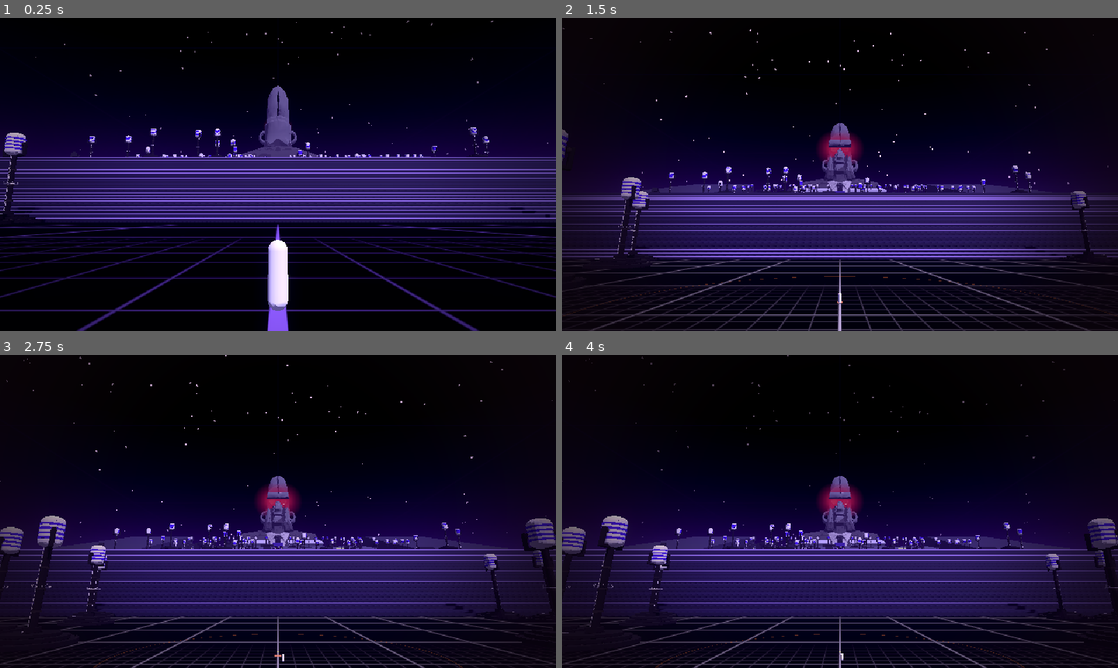
Above: before the commit, frames 1-4 (two rows, left to right).
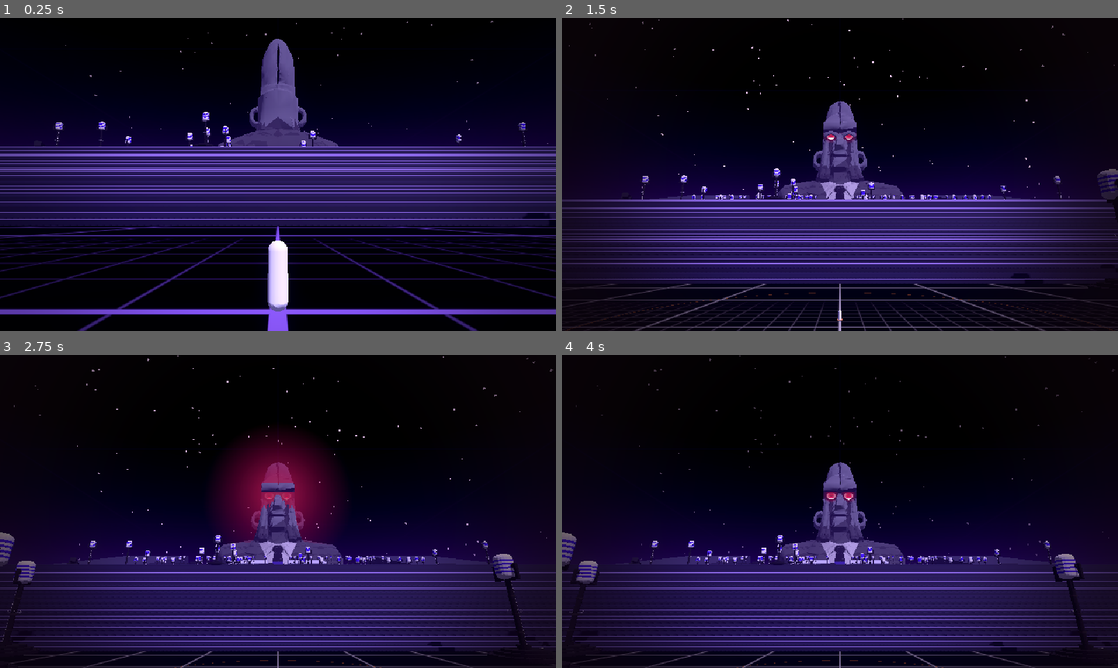
Above: after the commit, the same moments.

Repository: djmabrook/Nixon_game
Game: Godot game, scene res://tools/face_boss_test.tscn
Same seed, same stepped clock (60 frames per second), same inputs: the game is played once before the commit and once after it. This scene is started directly instead of the project's main scene.
Inputs (mouse positions are in pixels of both pictures, inside the frame that each line leads up to):
- Up to frame 1 (0.25 s): no input
- Up to frame 2 (1.5 s): move the mouse to (962, 158) at 0.52 s; hold D (move_right) 0.53-1.28 s; hold Q (focus) 0.53-1.28 s; click (962, 158) at 0.67 s; move the mouse to (728, 190) at 1.27 s; hold S (move_down) from 1.28 s (still down); tap E (interact) at 1.35 s
- Up to frame 3 (2.75 s): move the mouse to (333, 442) at 2.02 s; release S (move_down) at 2.03 s; hold D (move_right) from 2.03 s (still down); tap K (look_down) at 2.1 s
- Up to frame 4 (4 s): move the mouse to (812, 574) at 2.77 s; release D (move_right) at 2.78 s; hold W (move_up) 2.78-3.53 s; tap J (look_left) at 2.85 s; click (812, 574) at 2.92 s; move the mouse to (1006, 558) at 3.52 s; hold A (move_left) from 3.53 s (still down); tap L (look_right) at 3.6 s

The runs differ from the first frame. In frame 1, 20% of the frame differs, in the area x 0-100%, y 0-100%; in frame 2, 21%; in frame 3, 25%; in frame 4, 21%.

Commit message:
Bring the Watcher up to fill the sky; eyes as two hard points
Scale the bust to 50x (about 680 m) and start the little man a little
closer, so from the first view his head and shoulders span about a third
of the screen. Eye glows are now world-sized, twice the eye disc, so they
stay two separate points; a big halo flashes for one beat as the lids
open on arrival.

Co-Authored-By: Claude Opus 5.5 <noreply@anthropic.com>
Claude-Session: https://claude.ai/code/session_012kYhaK2GsF5yNY6R7LxwPf

Diff:
--- a/boss/face_boss.gd
+++ b/boss/face_boss.gd
@@ -135,6 +135,24 @@
 		if _pupil_mat:
 			_pupil_mat.emission_energy_multiplier = 8.0
 			_pupil_mat.emission = Color(1.0, 0.05, 0.1)
+
+
+## Open the lids (from closed) with one beat of a big crimson halo. Rooms call it on arrival.
+func open_eyes(time := 2.0) -> void:
+	for lid in _lids:
+		lid.rotation_degrees.x = 0.0
+		create_tween().set_trans(Tween.TRANS_QUAD).set_ease(Tween.EASE_IN_OUT) \
+				.tween_property(lid, "rotation_degrees:x", eyelid_open_deg, time)
+	if _glows.is_empty():
+		return
+	var halo := _add_glow(_glows[0].get_parent(), (_glows[0].position + _glows[1].position) * 0.5 if _glows.size() > 1 else _glows[0].position)
+	halo.pixel_size *= 9.0
+	halo.modulate.a = 0.0
+	var t := create_tween()
+	t.tween_interval(time * 0.8)
+	t.tween_property(halo, "modulate:a", 0.9, 0.25)
+	t.tween_property(halo, "modulate:a", 0.0, 1.2)
+	t.tween_callback(halo.queue_free)
 
 
 ## Shut the eyes for good: no stare, no movement, lights out.
@@ -327,8 +345,7 @@
 		_pupil_mat.emission_energy_multiplier = lerpf(IDLE_GLOW, 6.0, stare)
 	if not _closed:
 		for g in _glows:
-			g.modulate.a = lerpf(0.55, 1.0, stare)
-			g.pixel_size = lerpf(0.00003, 0.00006, stare)
+			g.modulate.a = lerpf(0.75, 1.0, stare)
 	for eye in _eyes:
 		var pupil := eye.get_child(0) as Node3D if eye.get_child_count() > 0 else null
 		if pupil:
@@ -387,7 +404,10 @@
 		_lids.append(lid)
 
 
-## A soft crimson disc that always faces the camera and keeps the same size on screen.
+const EYE_DISC_RADIUS := 0.45
+
+
+## A crimson point that always faces the camera, twice the size of its eye disc.
 func _add_glow(parent: Node3D, at: Vector3) -> Sprite3D:
 	var grad := Gradient.new()
 	grad.set_color(0, Color(1.0, 0.25, 0.3, 1.0))
@@ -403,13 +423,13 @@
 	var s := Sprite3D.new()
 	s.texture = tex
 	s.billboard = BaseMaterial3D.BILLBOARD_ENABLED
-	s.fixed_size = true
-	s.pixel_size = 0.00003
+	# Twice the eye disc across, in the model's own units, so the eyes stay two hard points.
+	s.pixel_size = (EYE_DISC_RADIUS * 4.0) / tex.width
 	s.shaded = false
 	s.double_sided = true
 	s.alpha_cut = SpriteBase3D.ALPHA_CUT_DISABLED
 	s.transparent = true
-	s.modulate = Color(1, 1, 1, 0.55)
+	s.modulate = Color(1, 1, 1, 0.75)
 	s.position = at + Vector3(0, 0, 0.12)
 	s.cast_shadow = GeometryInstance3D.SHADOW_CASTING_SETTING_OFF
 	parent.add_child(s)
--- a/rooms/watching_face/landscape.gd
+++ b/rooms/watching_face/landscape.gd
@@ -26,7 +26,7 @@
 const COLLAR_HALF_W := 450.0
 
 ## Where the tie road meets the knot: the foot of the face.
-const FOOT := Vector3(0, COLLAR_Y, -440)
+const FOOT := Vector3(0, COLLAR_Y, -420)
 
 const MIC_TOWER := preload("res://rooms/watching_face/models/microphone_tower.glb")
 
--- a/rooms/watching_face/room.tscn
+++ b/rooms/watching_face/room.tscn
@@ -153,15 +153,16 @@
 shape = SubResource("wall_z")
 
 [node name="FaceBoss" parent="." instance=ExtResource("face")]
-transform = Transform3D(1, 0, 0, 0, 1, 0, 0, 0, 1, 0, 200, -760)
-catch_radius = 240.0
+transform = Transform3D(1, 0, 0, 0, 1, 0, 0, 0, 1, 0, 200, -800)
+catch_radius = 300.0
+model_scale = 50.0
 model = ExtResource("bust")
 eyelid_left = ExtResource("lid_l")
 eyelid_right = ExtResource("lid_r")
 ride_height = 0.0
 
 [node name="Foot" type="Area3D" parent="."]
-transform = Transform3D(1, 0, 0, 0, 1, 0, 0, 0, 1, 0, 210, -430)
+transform = Transform3D(1, 0, 0, 0, 1, 0, 0, 0, 1, 0, 210, -415)
 collision_layer = 4
 collision_mask = 2
 monitorable = false
@@ -199,12 +200,12 @@
 shape = SubResource("vista_shape")
 
 [node name="from_hub" type="Marker3D" parent="."]
-transform = Transform3D(1, 0, 0, 0, 1, 0, 0, 0, 1, 0, 0, 700)
+transform = Transform3D(1, 0, 0, 0, 1, 0, 0, 0, 1, 0, 0, 640)
 script = ExtResource("spawn")
 is_default = true
 
 [node name="ExitToHub" type="Area3D" parent="."]
-transform = Transform3D(1, 0, 0, 0, 1, 0, 0, 0, 1, 0, 0, 715)
+transform = Transform3D(1, 0, 0, 0, 1, 0, 0, 0, 1, 0, 0, 655)
 script = ExtResource("exit")
 
 [node name="Shape" type="CollisionShape3D" parent="ExitToHub"]
--- a/rooms/watching_face/watching_face.gd
+++ b/rooms/watching_face/watching_face.gd
@@ -92,7 +92,8 @@
 	foot.body_exited.connect(_on_foot_body.bind(false))
 	exit_disc.body_entered.connect(_on_exit_disc_entered)
 	floor_mat.set_shader_parameter(&"face_radius", face.head_radius())
-	# The reveal: pull far back so he is a speck on the grid under the staircase and the face.
+	# The reveal: pull far back so he is a speck on the grid, and the Watcher opens his eyes.
+	face.open_eyes(3.0)
 	if DisplayServer.get_name() != "headless":
 		Game.camera.play_vista(face.centre(), 80.0, 2.5, 2.5)
 
--- a/tools/face_boss_test.gd
+++ b/tools/face_boss_test.gd
@@ -36,7 +36,7 @@
 	_place(player, Vector3(0, 42, 440))
 	await _frames(60)
 	_check(absf(player.global_position.y - 40.0) < 2.0, "staircase carries him up (y=%.1f)" % player.global_position.y)
-	_place(player, Vector3(0, 1, 700))
+	_place(player, Vector3(0, 1, 640))
 	await _frames(10)
 
 	# Watched: in view, frozen.
@@ -72,7 +72,7 @@
 	_check(face.global_position.distance_to(held_at) > 1.0, "outside the light it moves again")
 
 	# Cover hides him from the stare and hides the face from the camera.
-	var cover := _cover_near(room, Vector3(0, 0, 640))
+	var cover := _cover_near(room, Vector3(0, 0, 630))
 	_check(cover != null, "found cover on the plain")
 	var away := (cover.global_position - face.global_position) * Vector3(1, 0, 1)
 	_place(player, cover.global_position + away.normalized() * 16.0 + Vector3.UP)
@@ -81,7 +81,7 @@
 	await _frames(10)
 	_check(not face.sees_player and not face.is_watched, "cover blocks its stare and your view")
 	# Out on the open avenue down the middle of the plain.
-	_place(player, Vector3(0, 1, 650))
+	_place(player, Vector3(0, 1, 620))
 	cam.face_toward(face.centre())
 	await _seconds(1.2)
 	_check(face.sees_player and player.move_speed < 5.0 * 0.6, "open ground: it stares and slows him")
@@ -160,7 +160,7 @@
 	var best: Node3D = null
 	for c in room.get_node("Cover").get_children():
 		var n := c as Node3D
-		if n.global_position.z < 620.0 or n.global_position.z > 680.0:
+		if n.global_position.z < 590.0 or n.global_position.z > 680.0:
 			continue
 		if best == null or n.global_position.distance_to(p) < best.global_position.distance_to(p):
 			best = n
